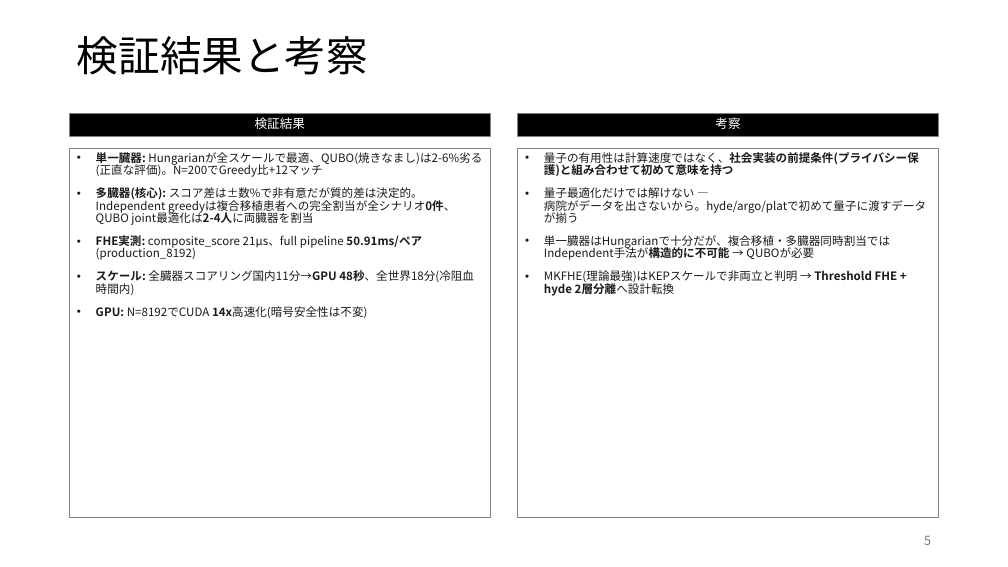
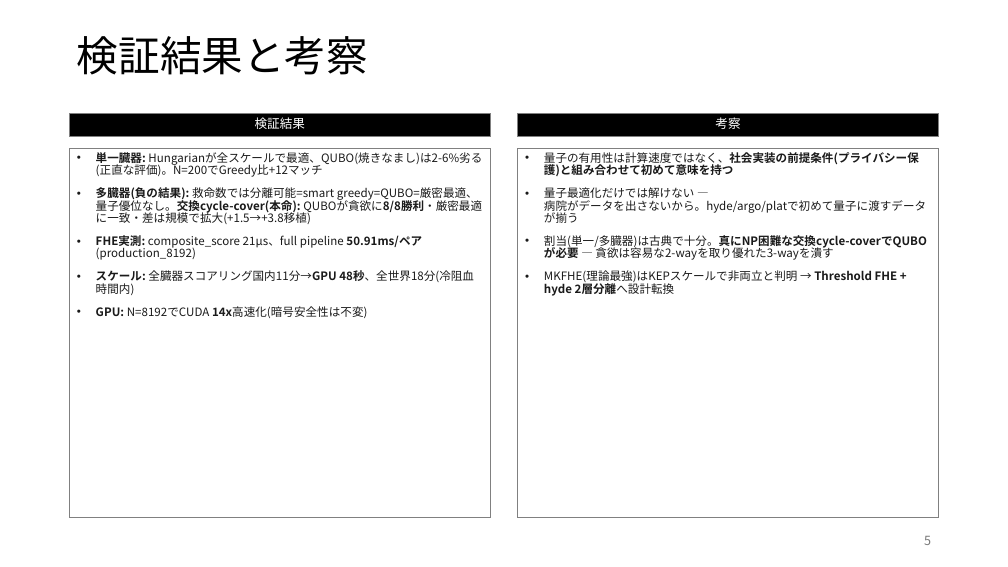
Before and after one commit to Ryujiyasu/niobi, a slide deck: slide 5 of docs/submission/summary_official.pptx. Drawn at 1008x567 pixels with LibreOffice and Linux fonts; fonts in the diff are those of the drawing. Boxes give left, top, right and bottom in pixels: in the first picture for what was removed or moved away, otherwise in the second. Text is boxed around its words. In the diff, an @@ line names an element or a change of style, - is before the commit and + after.

Commit message:
feat: 交換cycle-coverを量子有用性の主軸に据え直し＋提出物の匿名化
量子有用性の論証を実証ベースで再構築（Option B: 交換=量子軸, 多臓器=応用層）:
- 多臓器の救命数割当は分離可能（smart greedy = QUBO = 厳密最適）→ 量子優位なし（正直な負の結果）
- mRMR特徴選択QUBOは古典ベースラインに劣る（原因回収0-25% vs 38-75%）
- 交換cycle-cover（最大重み頂点素サイクル被覆）は真にNP困難:
  QUBOが貪欲に8/8勝・厳密最適に一致、差は規模で拡大（N=8 +1.5 → N=30 +3.8移植）

コード:
- exchange_chain.rs: enumerate_cycles / build・solve_cycle_cover_qubo / exact_cover /
  greedy_cover / generate_exchange_pool ＋ テスト3件（全53テスト通過）
- multi_organ.rs: 救命数メトリクス＋all-or-nothing QUBO＋分離可能性の検証関数
- 新ベンチ: exchange_qubo_bench, lives_saved_bench

報告書・概要版:
- report_draft.md §1/§2.2/§2.3/§4.2/§5.2/§6.1/§6.5 を書き換え。差別化を
  「問題の新しさ」ではなく「プライバシー保護下での最適化」に（先行研究: 量子のみ or
  プライバシーのみ、Niobiは両立）
- 概要版スライド更新（ベンチチャートを交換greedy-vs-QUBOに差し替え）
- official成果物を再生成、文書プロパティ作成者を空欄化、表紙の氏名は保持（規定OK）、
  本文・概要版は匿名化
- 旧版 _final 成果物を archive/ に隔離（誤提出防止）

```diff
--- a/docs/submission/summary_official.pptx
+++ b/docs/submission/summary_official.pptx
@@ text at (x1=96, y1=187, x2=482, y2=224): text changed @@
-• 多臓器(核心): スコア差は±数%で非有意だが質的差は決定的。Independent greedyは複合移植患者への完全割当が全シナリオ0件、QUBO joint最適化は2-4人に両臓器を割当
+• 多臓器(負の結果): 救命数では分離可能=smart greedy=QUBO=厳密最適、量子優位なし。交換cycle-cover(本命): QUBOが貪欲に8/8勝利・厳密最適に一致・差は規模で拡大(+1.5→+3.8移植)
@@ text in rectangle at (x1=544, y1=235, x2=927, y2=260): text changed @@
-• 単一臓器はHungarianで十分だが、複合移植・多臓器同時割当ではIndependent手法が構造的に不可能 → QUBOが必要
+• 割当(単一/多臓器)は古典で十分。真にNP困難な交換cycle-coverでQUBOが必要 — 貪欲は容易な2-wayを取り優れた3-wayを潰す
```
Also in this commit, not shown: 8 other slides changed, 15 other files.
